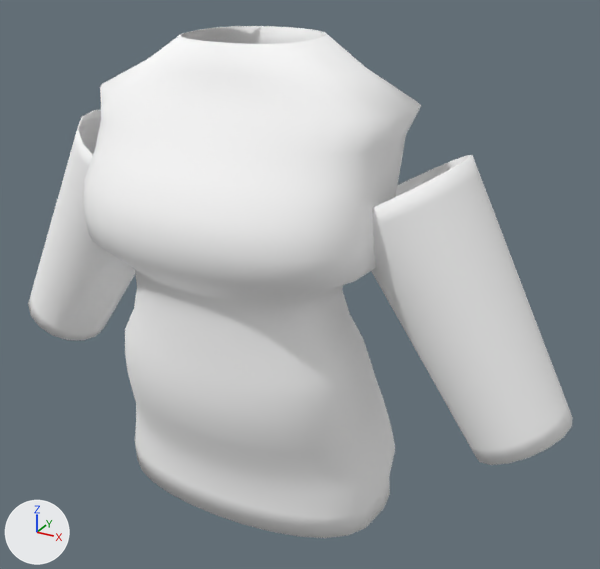
The glTF model apps/web/public/models/templates/female/hoodie.glb as it was, and as the next commit left it.
The view is the same before and after, from a camera (50 mm lens) standing at (0.542, -0.889, 1.545) and looking at (0.057, -0.007, 1.104). The axes (+X, +Y, +Z) are drawn at lower left. The lights are the same throughout. The first picture is the older version.

The scene before the commit, as lines of its bpy script (objects in view):
```python
me_hoodie_female = bpy.data.meshes.new('hoodie_female')
me_hoodie_female.from_pydata(...)  # 2152 vertices, 4304 faces; spans x -0.422..0.422, y -0.2..0.119, z 0.8..1.42
me_hoodie_female.materials.append(mat_hoodie_female_mat)
ob_hoodie_female = bpy.data.objects.new('hoodie_female', me_hoodie_female)
ob_hoodie_female.location = (0.0, 0.0, 0.0)
```
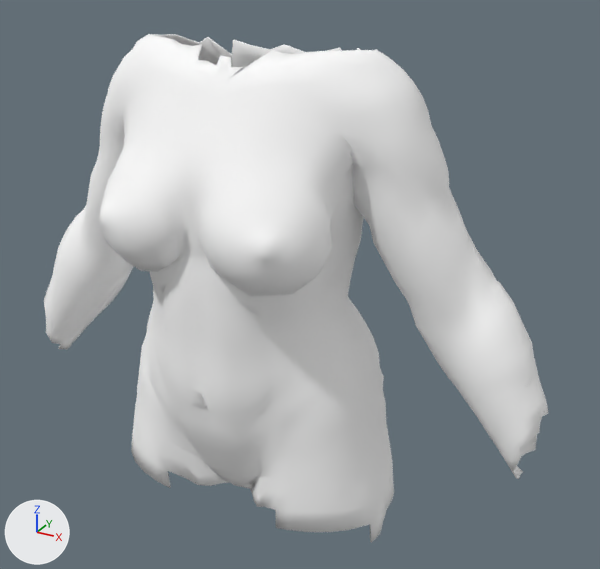
Pixel boxes (x1, y1, x2, y2) of what changed, in the pictures (600 x 569 px):
'hoodie_female', reshaped (8% narrower): before (28, 26, 573, 538); after (44, 34, 548, 543)
part 1 of me_hoodie_female, rebuilt (49% wider): before (84, 26, 421, 538); after (44, 34, 548, 543)
part 2 of me_hoodie_female, deleted: before (28, 109, 135, 340)
part 3 of me_hoodie_female, deleted: before (372, 155, 573, 465)

Diff of the bpy script that builds the scene:
```diff
--- a/apps/web/public/models/templates/female/hoodie.glb.py
+++ b/apps/web/public/models/templates/female/hoodie.glb.py
@@ me_hoodie_female @@
 # used by ob_hoodie_female; location = (0.0, 0.0, 0.0)
-me_hoodie_female.from_pydata(...)  # 2152 vertices, 4304 faces; spans x -0.422..0.422, y -0.2..0.119, z 0.8..1.42
+me_hoodie_female.from_pydata(...)  # 4324 vertices, 8668 faces; spans x -0.39..0.393, y -0.19..0.115, z 0.781..1.413
+# me_hoodie_female part 1: the loose piece of 1064 vertices spanning x -0.21..0.21, y -0.2..0.119, z 0.8..1.42 is rebuilt with 4324 vertices and now spans x -0.39..0.393, y -0.19..0.115, z 0.781..1.413
+# me_hoodie_female part 2: the loose piece of 544 vertices spanning x -0.422..-0.125, y -0.092..0.076, z 0.936..1.301 is deleted
+# me_hoodie_female part 3: the loose piece of 544 vertices spanning x 0.125..0.422, y -0.092..0.076, z 0.936..1.301 is deleted
 me_hoodie_female.materials.append(mat_hoodie_female_mat)
```
